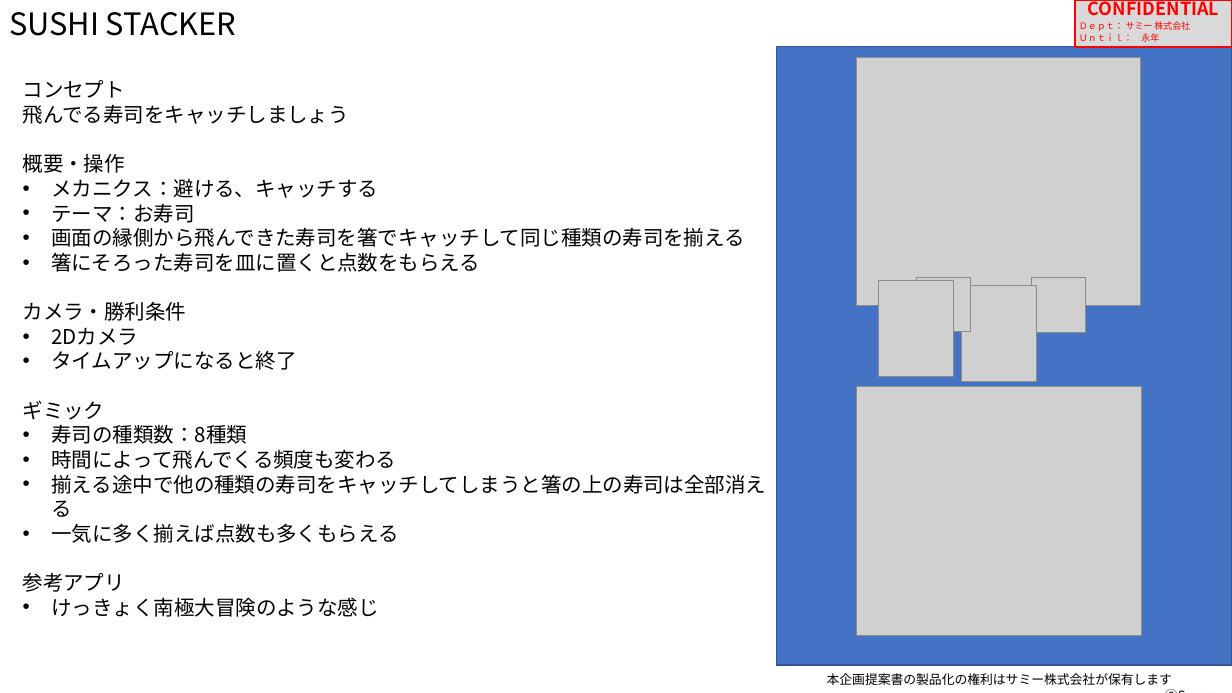
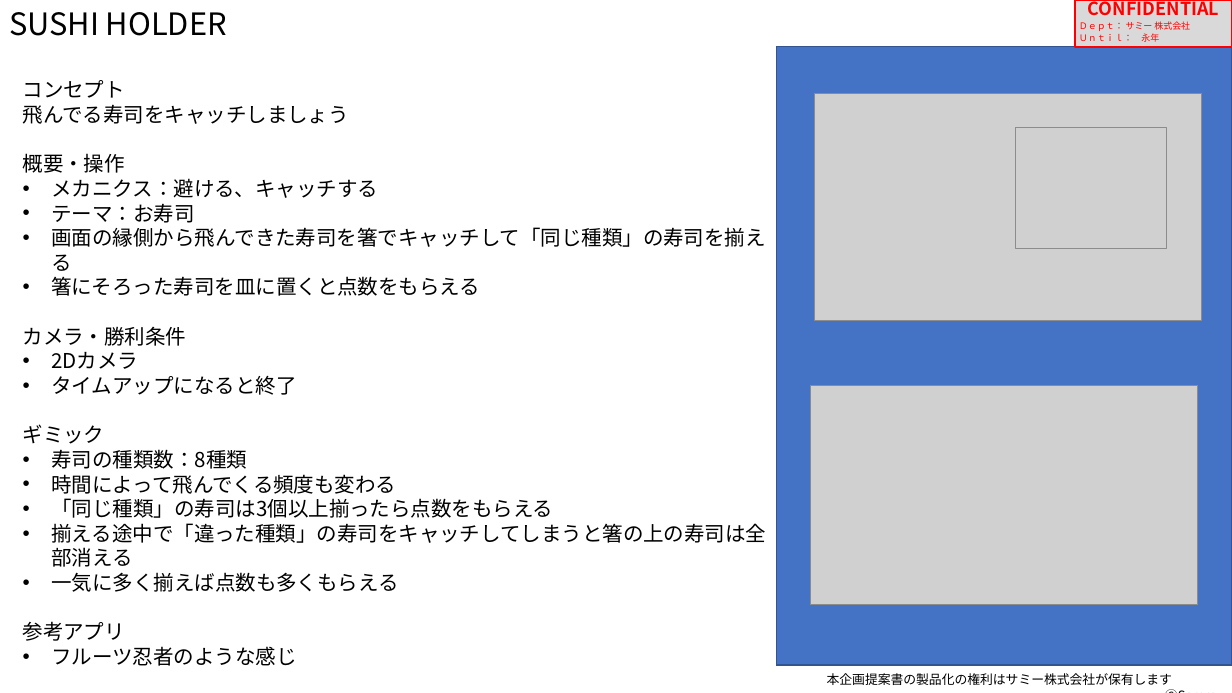
Before and after one commit to dannyshyun/Oca-Course-Game-works, a slide deck: slide 2 of PG09_SaiKoushyun.pptx. Drawn at 1232x693 pixels with LibreOffice and Linux fonts; fonts in the diff are those of the drawing; grey boxes stand for pictures. Boxes give left, top, right and bottom in pixels: in the first picture for what was removed or moved away, otherwise in the second. Text is boxed around its words. In the diff, an @@ line names an element or a change of style, - is before the commit and + after.

Commit message:
add second one hyper casual

```diff
--- a/PG09_SaiKoushyun.pptx
+++ b/PG09_SaiKoushyun.pptx
@@ text at (x1=9, y1=12, x2=227, y2=36): text changed @@
-SUSHI STACKER
+SUSHI HOLDER
@@ picture resized from (x1=857, y1=57, x2=1141, y2=306) to (x1=814, y1=93, x2=1202, y2=321) @@
@@ picture added at (x1=1016, y1=128, x2=1167, y2=249) @@
@@ text at (x1=52, y1=227, x2=766, y2=271): text changed @@
-• 画面の縁側から飛んできた寿司を箸でキャッチして同じ種類の寿司を揃える
+• 画面の縁側から飛んできた寿司を箸でキャッチして「同じ種類」の寿司を揃える
@@ picture removed at (x1=879, y1=280, x2=954, y2=376) @@
@@ picture removed at (x1=917, y1=277, x2=971, y2=332) @@
@@ picture removed at (x1=961, y1=285, x2=1036, y2=381) @@
@@ picture removed at (x1=1031, y1=278, x2=1086, y2=333) @@
@@ picture resized from (x1=857, y1=386, x2=1141, y2=636) to (x1=811, y1=385, x2=1198, y2=604) @@
@@ text at (x1=52, y1=498, x2=767, y2=567): text changed @@
-• 揃える途中で他の種類の寿司をキャッチしてしまうと箸の上の寿司は全部消える
+• 「同じ種類」の寿司は3個以上揃ったら点数をもらえる
+• 揃える途中で「違った種類」の寿司をキャッチしてしまうと箸の上の寿司は全部消える
@@ text at (x1=52, y1=646, x2=297, y2=666): text changed @@
-• けっきょく南極大冒険のような感じ
+• フルーツ忍者のような感じ
```
